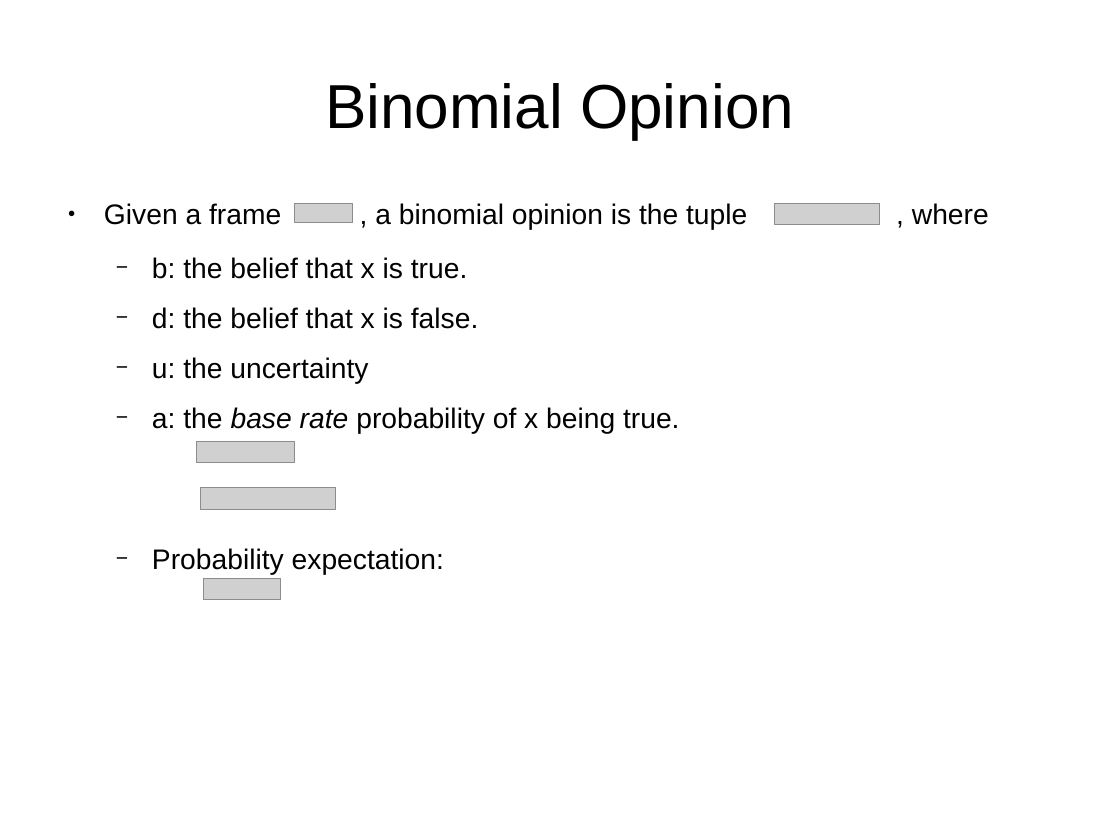
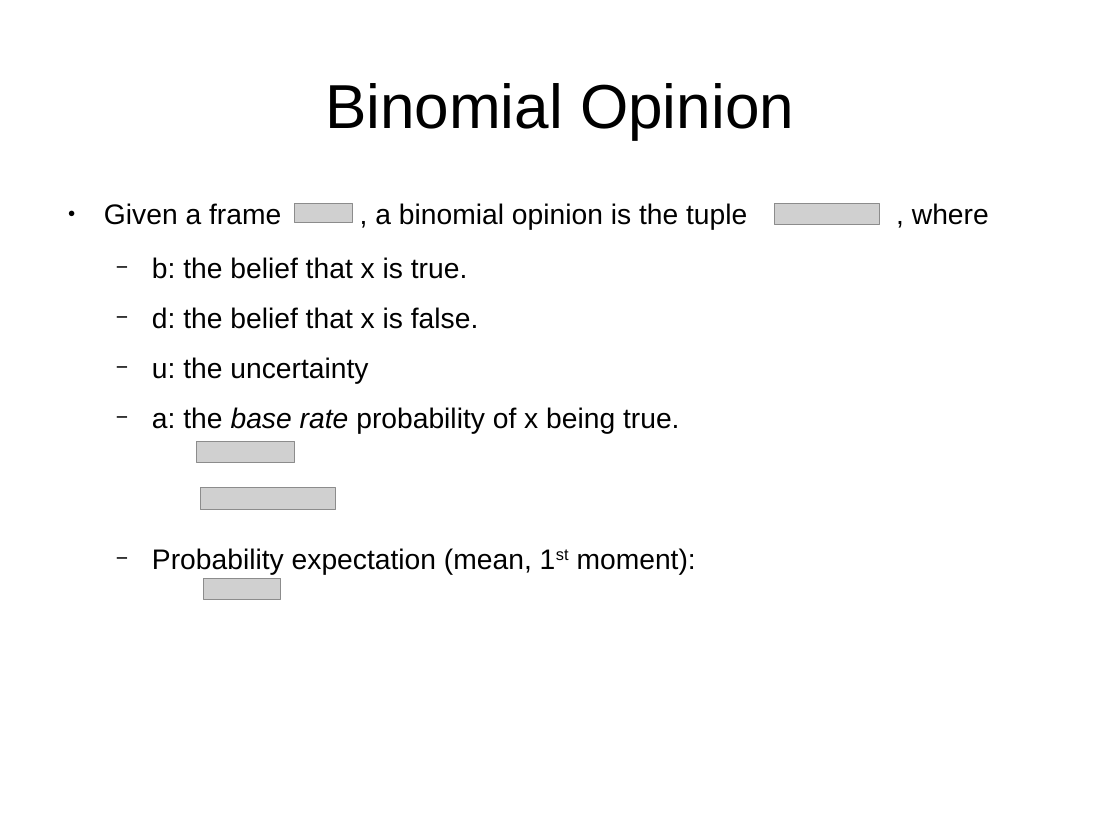
Before and after one commit to bstamour/SLHS, a slide deck: slide 16 of docs/proposal-from-bob.odp (slide 17 before the commit). Drawn at 1120x840 pixels with LibreOffice and Linux fonts; fonts in the diff are those of the drawing; grey boxes stand for pictures. Boxes give left, top, right and bottom in pixels: in the first picture for what was removed or moved away, otherwise in the second. Text is boxed around its words. In the diff, an @@ line names an element or a change of style, - is before the commit and + after.

```diff
--- a/docs/proposal-from-bob.odp
+++ b/docs/proposal-from-bob.odp
@@ text at box(152, 548, 696, 575): text changed @@
-  − Probability expectation:
+  − Probability expectation (mean, 1st moment):
```
Also in this commit, not shown: 10 other slides changed, 1 slide removed.
